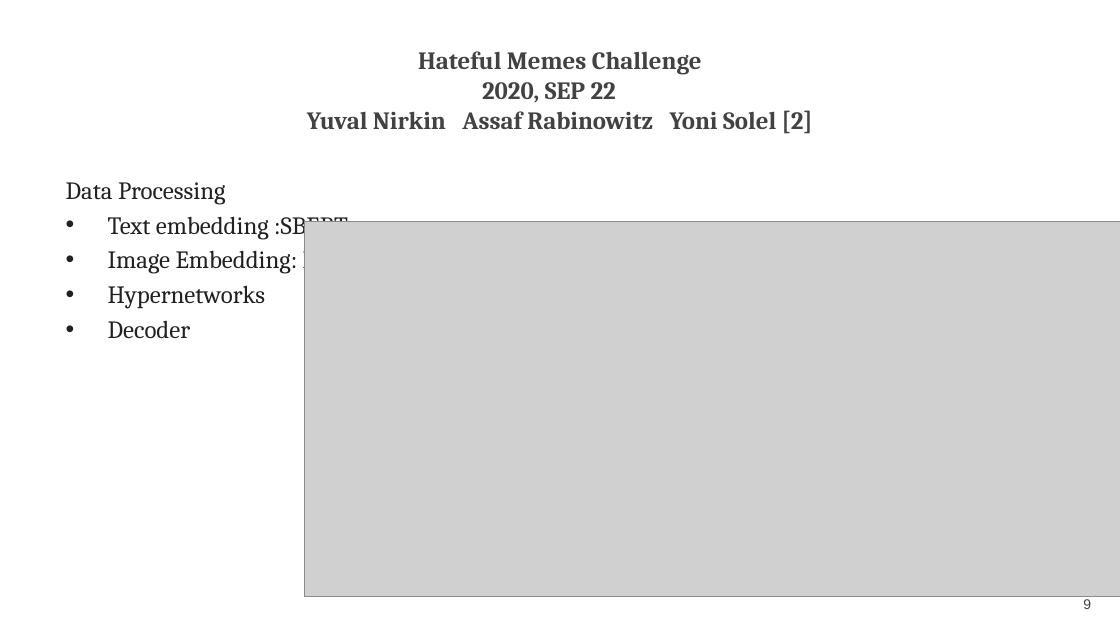
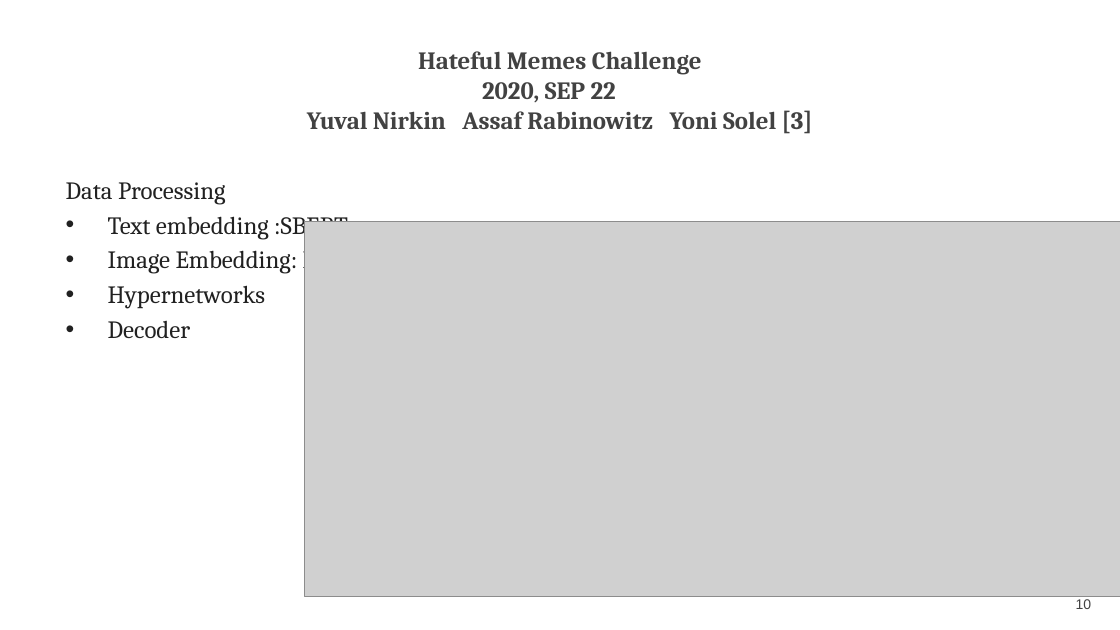
Before and after one commit to VarunBohara/Mini-Project-Documents, a slide deck: slide 10 of MINI PROJECT REVIEW.pptx (slide 9 before the commit). Drawn at 1120x630 pixels with LibreOffice and Linux fonts; fonts in the diff are those of the drawing; grey boxes stand for pictures. Boxes give left, top, right and bottom in pixels: in the first picture for what was removed or moved away, otherwise in the second. Text is boxed around its words. In the diff, an @@ line names an element or a change of style, - is before the commit and + after.

```diff
--- a/MINI PROJECT REVIEW.pptx
+++ b/MINI PROJECT REVIEW.pptx
@@ title at (x1=307, y1=51, x2=813, y2=134): text changed @@
-Hateful Memes Challenge
-2020, SEP 22
-Yuval Nirkin Assaf Rabinowitz Yoni Solel [2]
+Hateful Memes Challenge
+2020, SEP 22
+Yuval Nirkin Assaf Rabinowitz Yoni Solel [3]
@@ page number at (x1=1076, y1=599, x2=1092, y2=609): text changed @@
-9
+10
```
Also in this commit, not shown: 4 other slides changed, 2 slides added, 2 other files.
